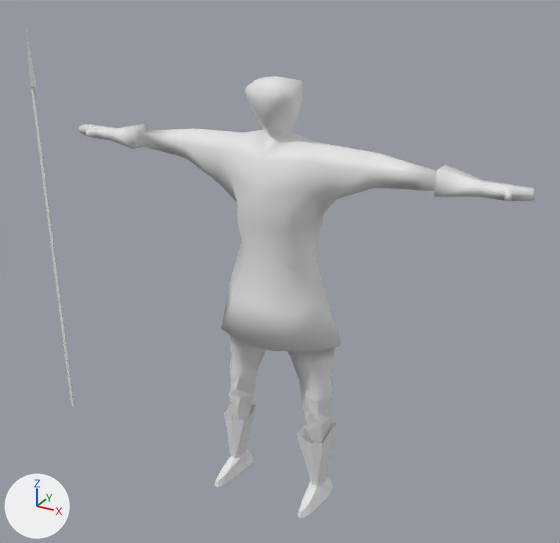
Before and after pictures for a commit that changed the Blender file 3DModels/BlendFiles/barbarian_lancier.blend.
The view is the same before and after, from a camera (50 mm lens) standing at (9.74, -17.44, 15.98) and looking at (-0.22, 0.66, 6.92). Lighting does not change. The marker at lower left points along +X, +Y and +Z.
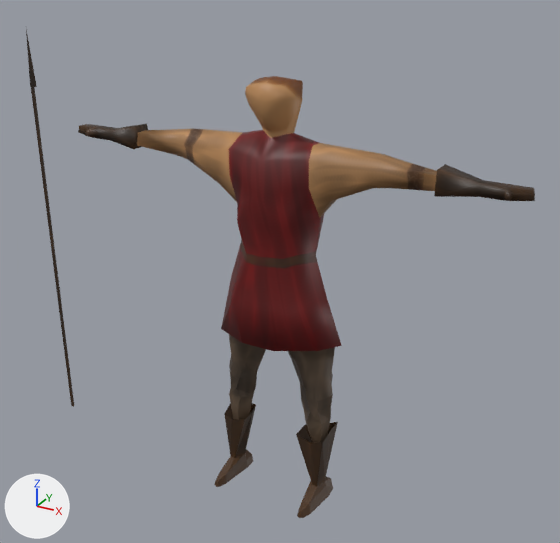
The change in detail:
Picture 'barbarian_lancier.png' (img_barbarian_lancier_png) is new.
Material 'barbarian_lancier.png' (mat_barbarian_lancier_png) is new.
Its texture is img_barbarian_lancier_png.
me_plane_001 has 330 vertices, 378 faces and spans x -8.1..6.9, y -7.5..9.6, z -1.7..1.3.
me_plane_001 now uses material mat_barbarian_lancier_png (picture img_barbarian_lancier_png).

What differs and where, as boxes [x1, y1, x2, y2] in the pictures (560 x 543 px):
'Plane', recoloured: [26, 30, 535, 518] in both
